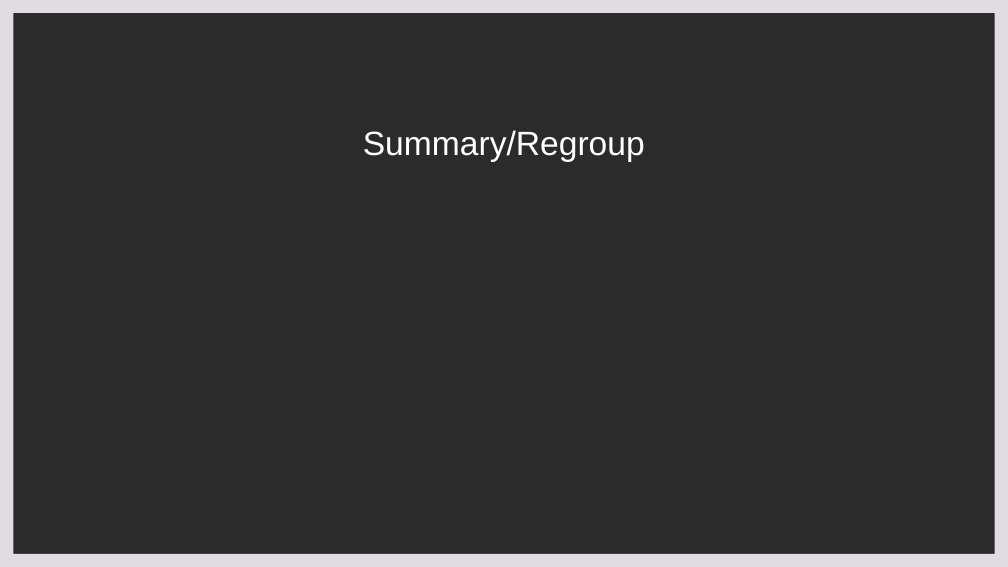
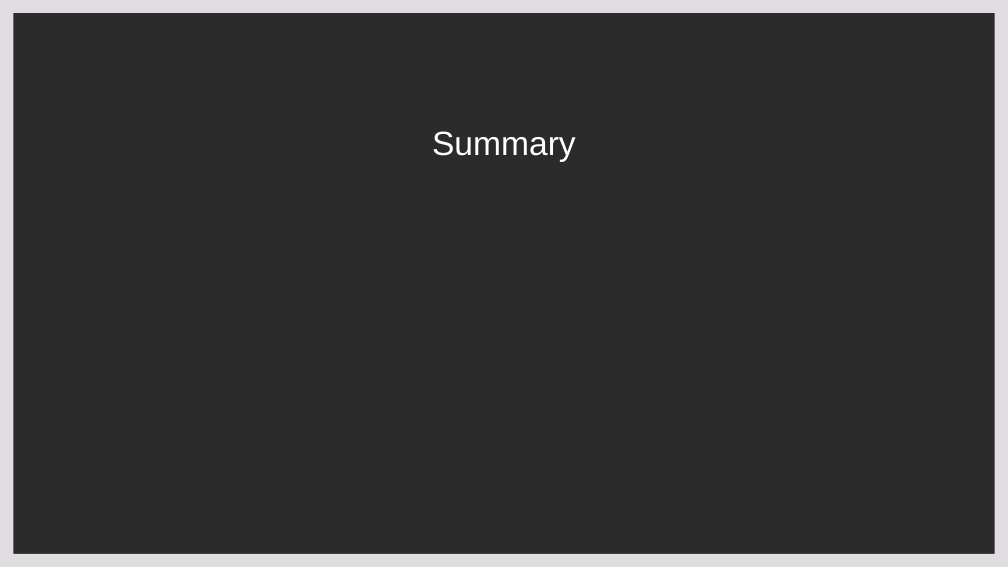
Before and after one commit to rhreich34/NASA-Hiring-Rate, a slide deck: slide 21 of Power_point_presentation/NASA Presentation.pptx (slide 25 before the commit). Drawn at 1008x567 pixels with LibreOffice and Linux fonts; fonts in the diff are those of the drawing; background and template pictures are left out; a plain dark background stands for a picture behind light text. Boxes give left, top, right and bottom in pixels: in the first picture for what was removed or moved away, otherwise in the second. Text is boxed around its words. In the diff, an @@ line names an element or a change of style, - is before the commit and + after.

```diff
--- a/Power_point_presentation/NASA Presentation.pptx
+++ b/Power_point_presentation/NASA Presentation.pptx
@@ title at (x1=432, y1=131, x2=576, y2=162): text changed @@
-Summary/Regroup
+Summary
```
Also in this commit, not shown: 3 other slides changed, 4 slides removed, 1 other file.
